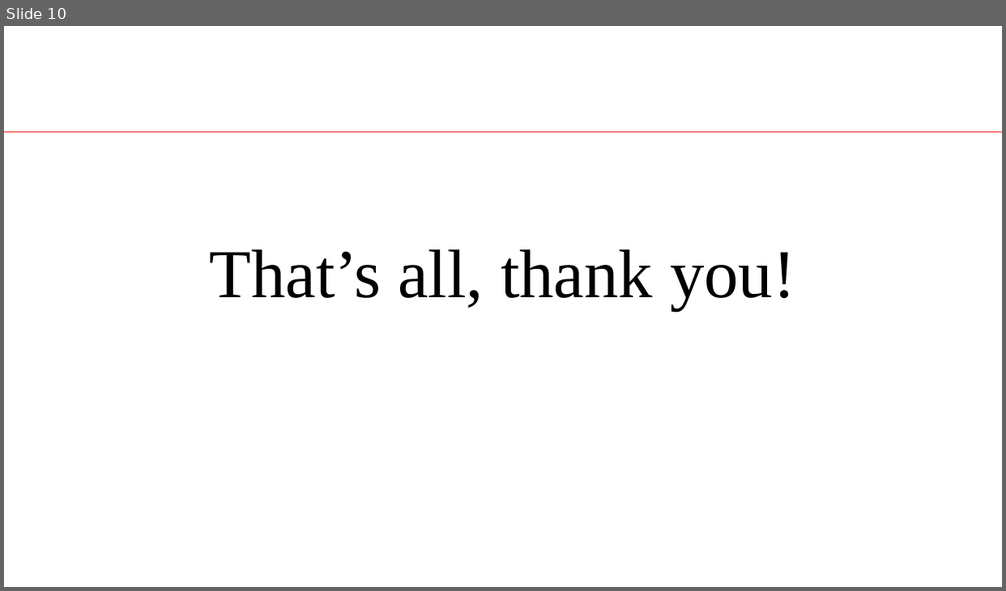
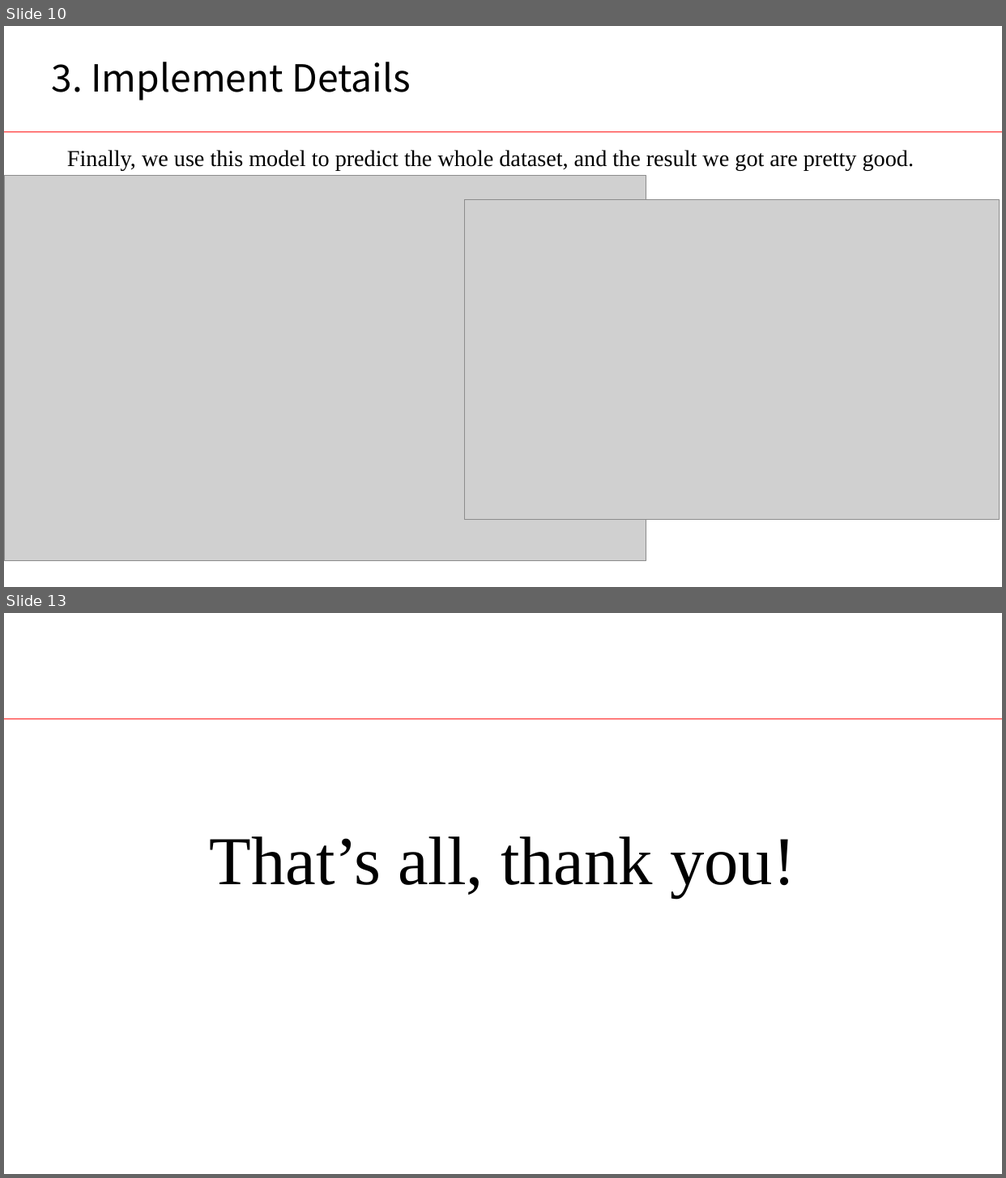
Before and after one commit to jingchengdeng/point_cloud_lane_marking, a slide deck: submission_version/ProjectPresentation.pptx. Shown one above the other, each under a label of ours: slide 10 before the commit, slides 10 and 13 after it; the slides between them are not shown. The pictures are 1006x591 and 1006x1178 pixels, drawn with LibreOffice and Linux fonts; fonts in the diff are those of the drawing; grey boxes stand for pictures; background and template pictures are left out. Boxes give left, top, right and bottom in pixels: in the first picture for what was removed or moved away, otherwise in the second. Text is boxed around its words. In the diff, an @@ line names an element or a change of style, - is before the commit and + after.

```diff
--- a/submission_version/ProjectPresentation.pptx
+++ b/submission_version/ProjectPresentation.pptx
@@ slide 10 added at [4,26,1002,587], background #FFFFFF; not listed: 1 template element that a slide beside it also shows @@
@@ text added at [52,62,411,101], 36 pt, text #000000 @@
+3. Implement Details
@@ text added at [67,150,914,171], 22 pt, text #000000 @@
+Finally, we use this model to predict the whole dataset, and the result we got are pretty good.
@@ picture added at [4,176,646,561] @@
@@ picture added at [464,199,999,520] @@
@@ what was slide 10 is now slide 13 @@
```
Also in this commit, not shown: 8 slides changed, 2 other slides added, 7 other files.
